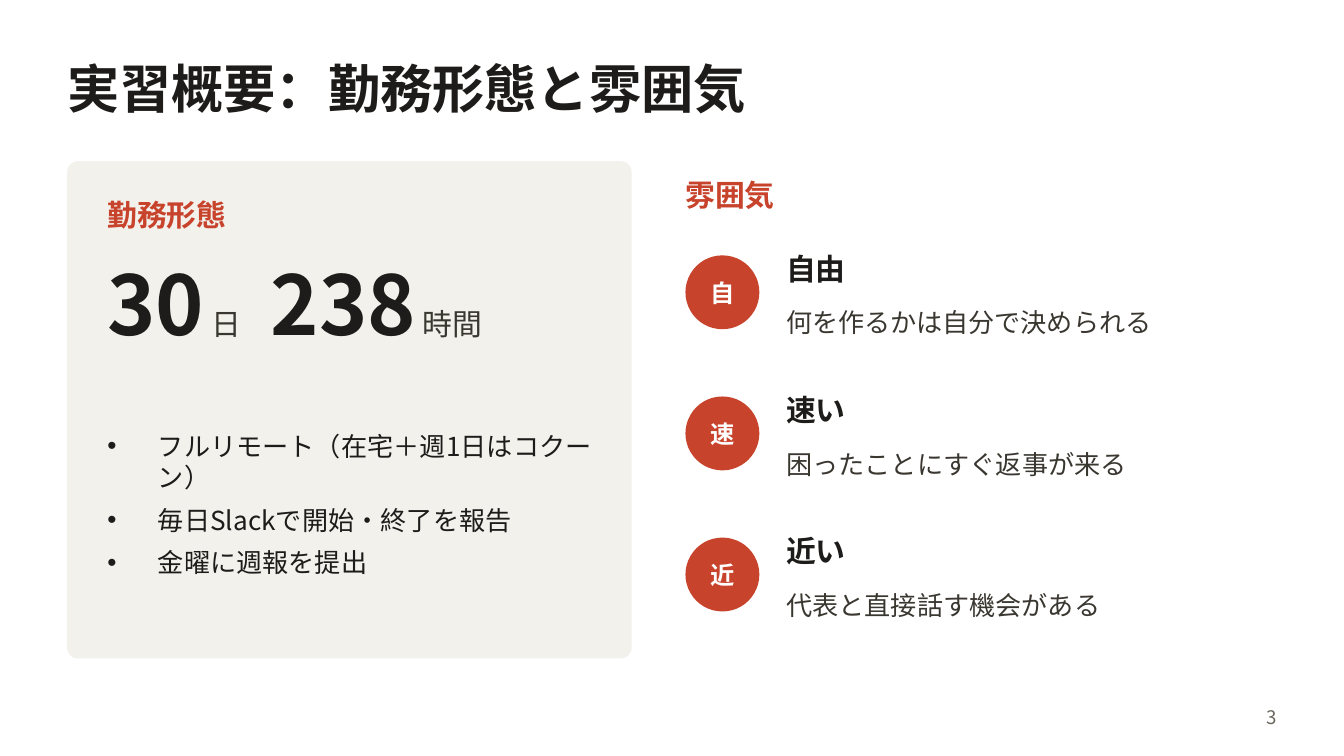
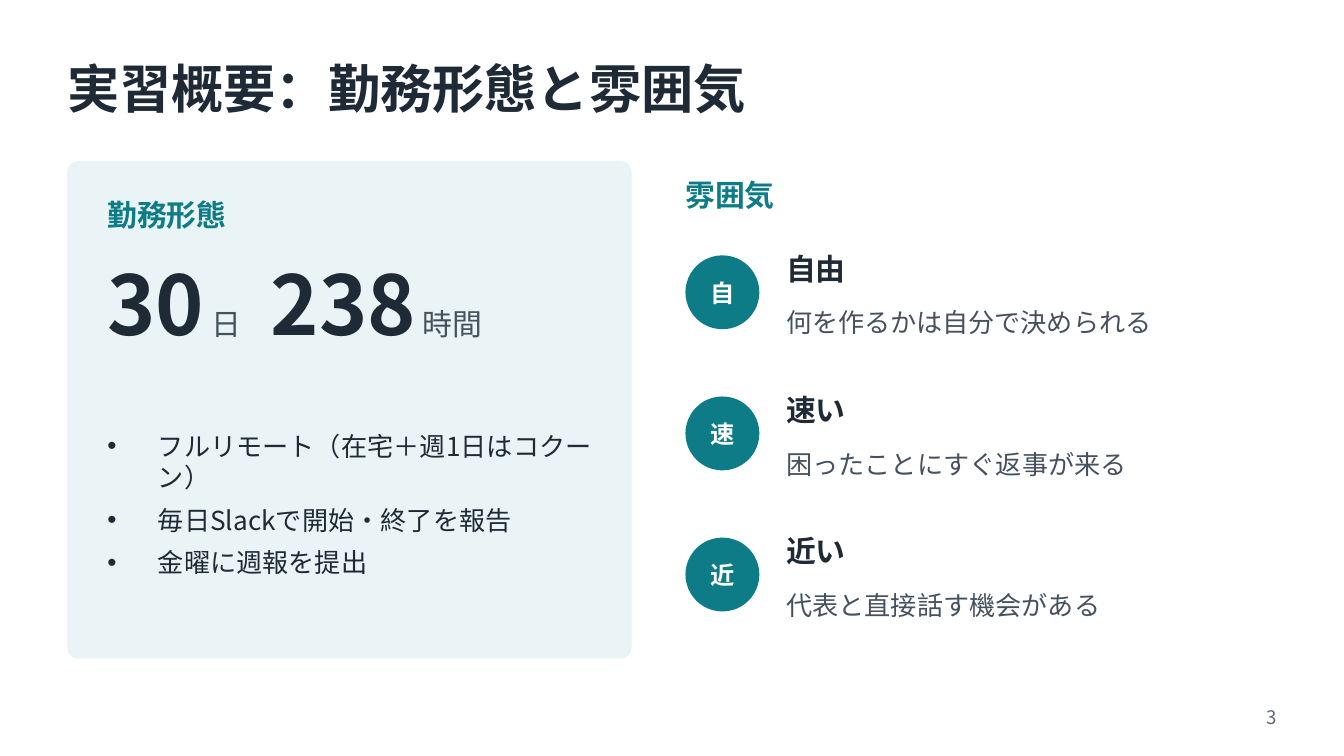
Before and after one commit to ken14121/nextjs-supabase-auth-practice, a slide deck: slide 3 of docs/reports/presentation-2026-11-24.pptx. Drawn at 1344x756 pixels with LibreOffice and Linux fonts; fonts in the diff are those of the drawing. Boxes give left, top, right and bottom in pixels: in the first picture for what was removed or moved away, otherwise in the second. Text is boxed around its words. In the diff, an @@ line names an element or a change of style, - is before the commit and + after.

```diff
--- a/docs/reports/presentation-2026-11-24.pptx
+++ b/docs/reports/presentation-2026-11-24.pptx
@@ rounded rectangle at (x1=67, y1=161, x2=632, y2=659): fill #F3F1EC to #EAF3F5 @@
@@ text "雰囲気" at (x1=685, y1=180, x2=774, y2=209): text colour #C8432C to #0E7C86 @@
@@ text "勤務形態" at (x1=107, y1=200, x2=226, y2=229): text colour #C8432C to #0E7C86 @@
@@ text "30 日 238 時間" at (x1=107, y1=273, x2=483, y2=338): text colour #1D1C1A to #1F2A37 in "30 238"; text colour #3A3731 to #44515E in "日 時間" @@
@@ fill #C8432C to #0E7C86 in 3 elements at (x1=685, y1=255, x2=759, y2=329), (x1=685, y1=396, x2=759, y2=470), (x1=685, y1=538, x2=759, y2=612) @@
@@ text colour #1D1C1A to #1F2A37 in 5 elements at (x1=67, y1=63, x2=746, y2=114), (x1=158, y1=434, x2=592, y2=574), (x1=786, y1=254, x2=846, y2=283), (x1=786, y1=395, x2=846, y2=423), (x1=786, y1=537, x2=846, y2=564) @@
@@ text colour #3A3731 to #44515E in 3 elements at (x1=786, y1=310, x2=1151, y2=334), (x1=786, y1=452, x2=1127, y2=476), (x1=786, y1=593, x2=1100, y2=617) @@
@@ page number at (x1=1267, y1=710, x2=1277, y2=724): text colour #6B675F to #5F6B78 @@
```
Also in this commit, not shown: 7 other slides changed.
